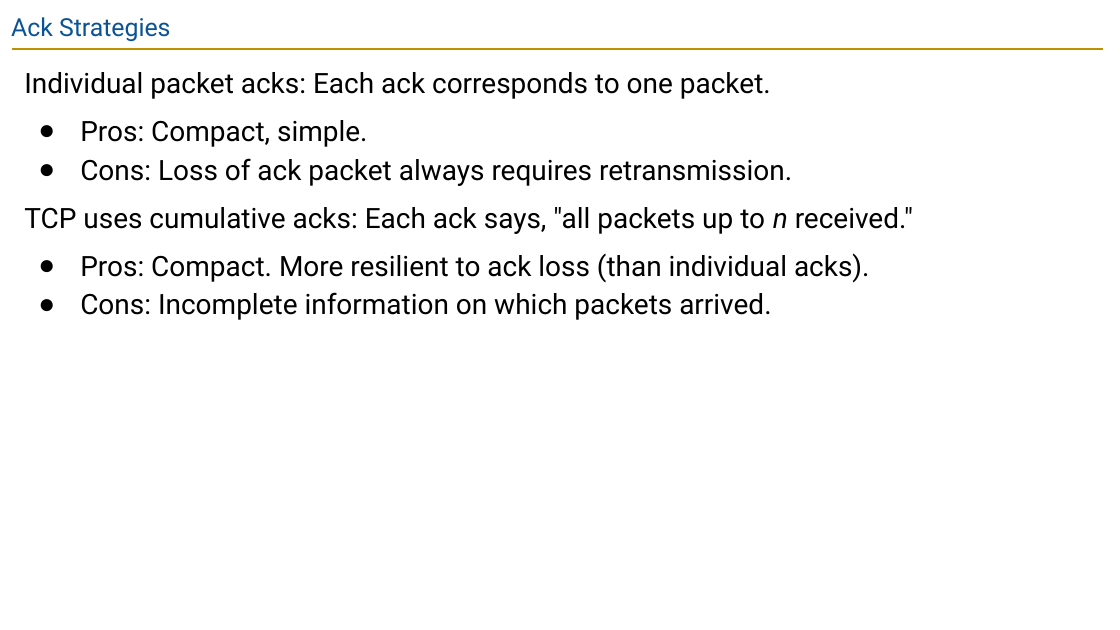
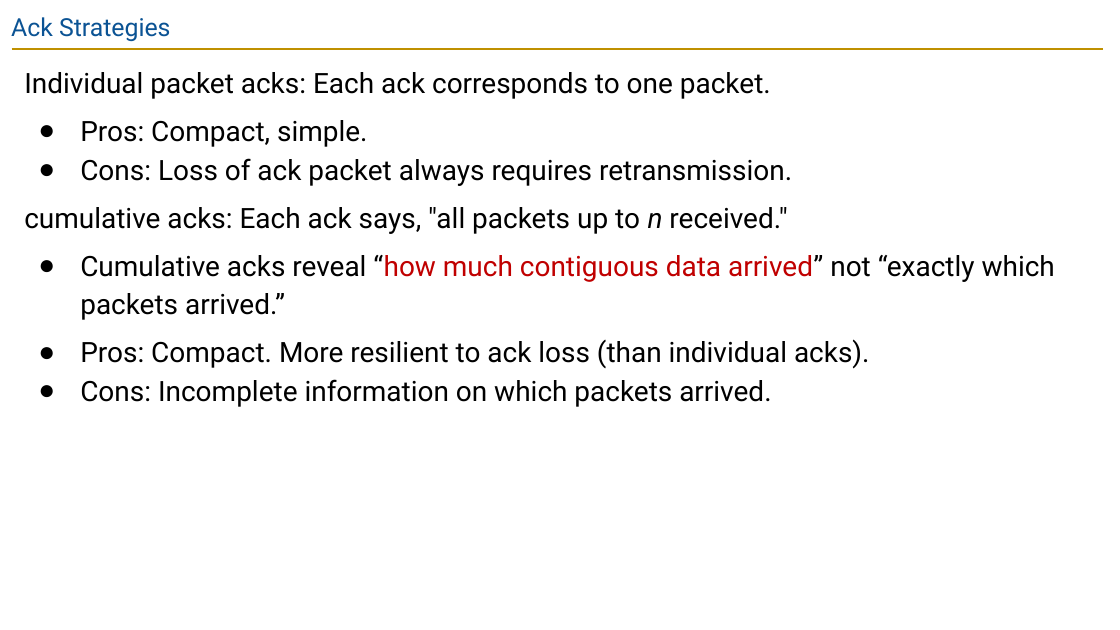
Before and after one commit to guhofstra/CSC175Sp26, a slide deck: slide 52 of PPTs/Lecture 10 - Reliability.pptx (slide 53 before the commit). Drawn at 1120x630 pixels with LibreOffice and Linux fonts; fonts in the diff are those of the drawing. Boxes give left, top, right and bottom in pixels: in the first picture for what was removed or moved away, otherwise in the second. Text is boxed around its words. In the diff, an @@ line names an element or a change of style, - is before the commit and + after.

```diff
--- a/PPTs/Lecture 10 - Reliability.pptx
+++ b/PPTs/Lecture 10 - Reliability.pptx
@@ text at box(24, 207, 1055, 320): text changed @@
-TCP uses cumulative acks: Each ack says, "all packets up to n received."
+cumulative acks: Each ack says, "all packets up to n received."
+● Cumulative acks reveal “how much contiguous data arrived” not “exactly which packets arrived.”
```
Also in this commit, not shown: 9 other slides changed, 1 slide added, 4 slides removed, 14 other files.
